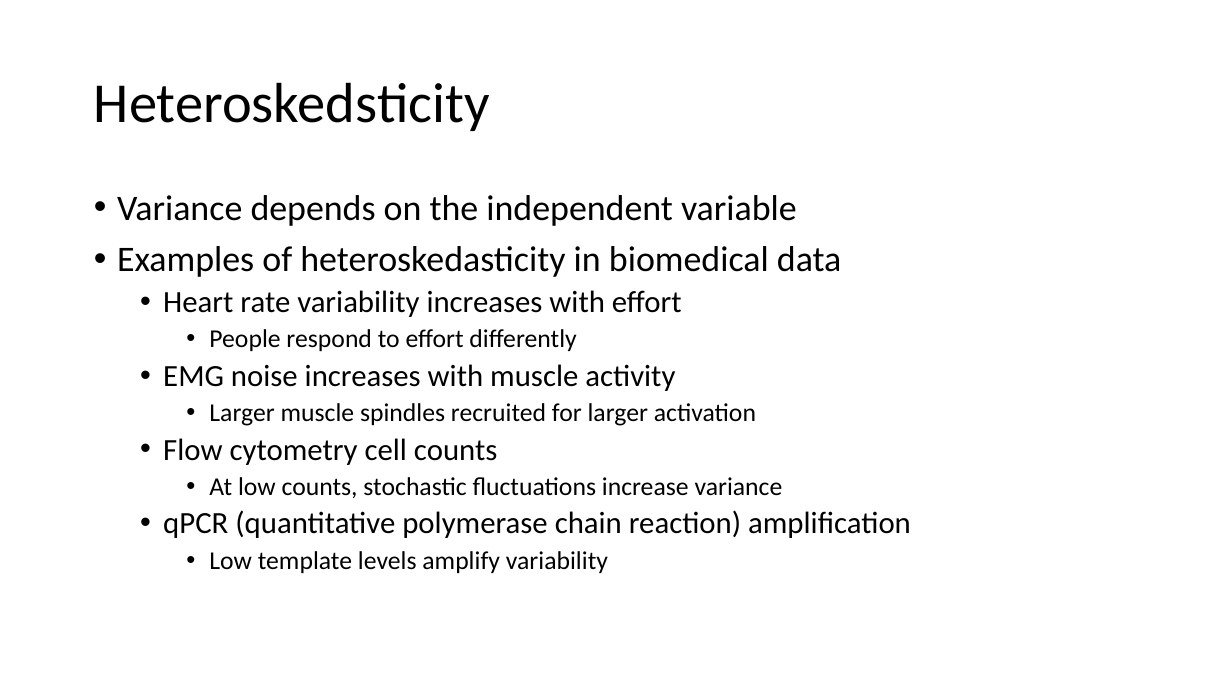
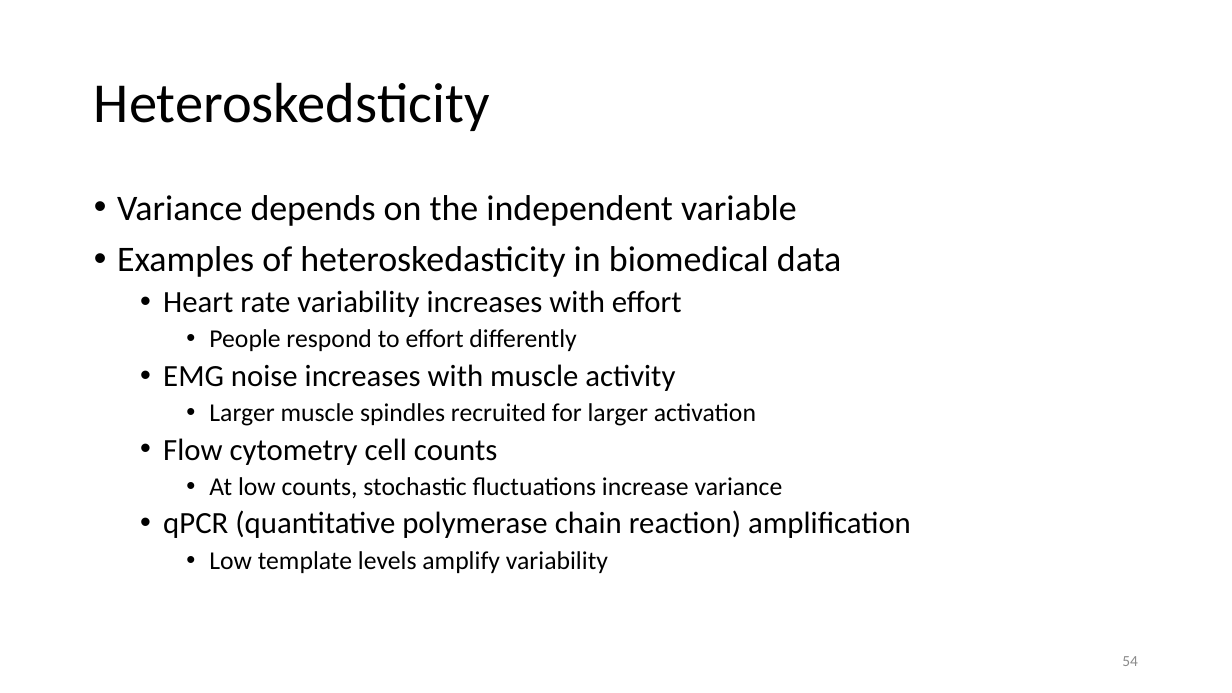
Before and after one commit to opherdonchin/StatisticalComputationAndAnalysis, a slide deck: slide 54 of Lectures/Lecture 6 Linear models [Autosaved].pptx (slide 49 before the commit). Drawn at 1232x693 pixels with LibreOffice and Linux fonts; fonts in the diff are those of the drawing. Boxes give left, top, right and bottom in pixels: in the first picture for what was removed or moved away, otherwise in the second. Text is boxed around its words. In the diff, an @@ line names an element or a change of style, - is before the commit and + after.

```diff
--- a/Lectures/Lecture 6 Linear models [Autosaved].pptx
+++ b/Lectures/Lecture 6 Linear models [Autosaved].pptx
@@ page number added at [1122, 656, 1138, 666], 12 pt, text #8C8C8C @@
+54
```
Also in this commit, not shown: 52 other slides changed, 6 slides added, 1 slide removed, 2 other files.
